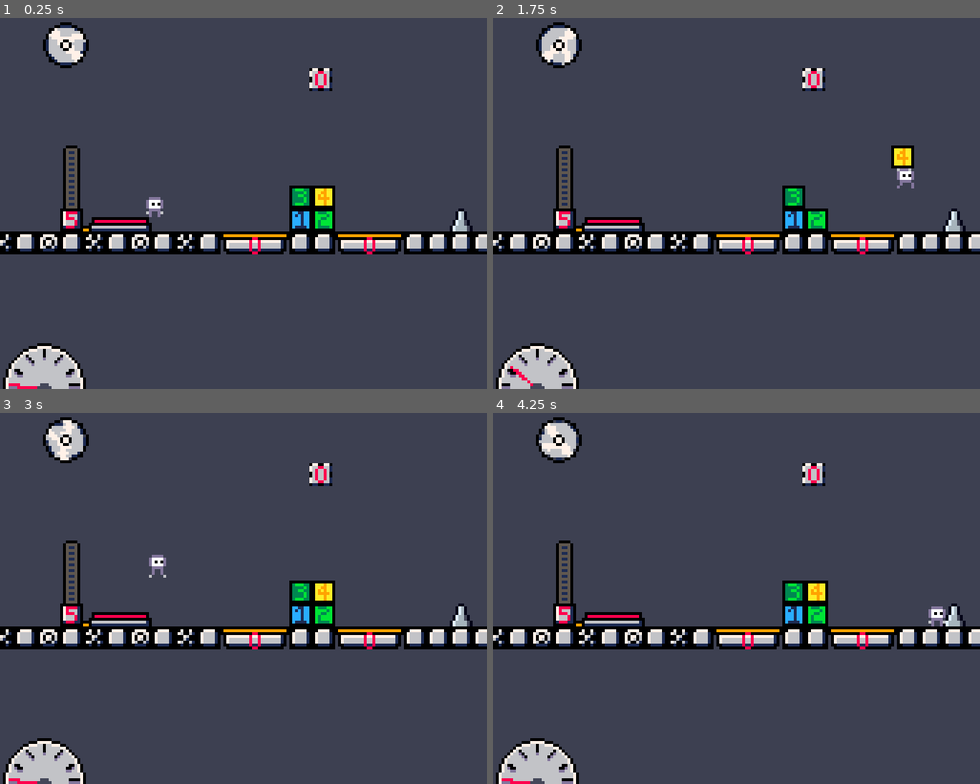
Above: before the commit, frames 1-4 (two rows, left to right).
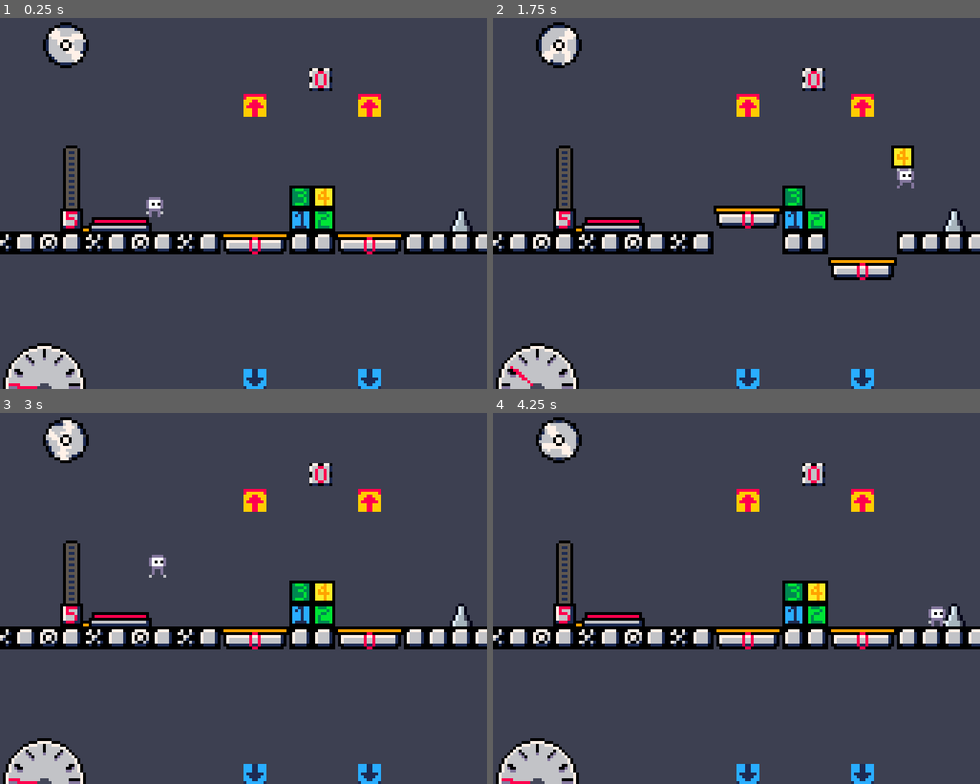
Above: after the commit, the same moments.

Repository: frznc/This-Weigh-Up
Game: Godot game, scene res://scenes/levels/platformscaletest.tscn
Two runs of this game, one before a commit and one after it. Both use one fixed random seed, a clock stepped at 60 frames per second and the inputs below.
Inputs:
- Up to frame 1 (0.25 s): no input
- Up to frame 2 (1.75 s): hold D (right) from 0.53 s (still down); tap Q (drop) at 0.6 s; tap Space (jump) at 0.77, 1.52 s; tap E (pickup) at 1.35 s
- Up to frame 3 (3 s): release D (right) at 2.03 s; hold A (left) 2.03-2.78 s; tap Q (drop) at 2.1 s; hold D (right) from 2.78 s (still down); tap E (pickup) at 2.85 s
- Up to frame 4 (4.25 s): keep holding D (right); tap Space (jump) at 3.02, 3.77 s; tap Q (drop) at 3.6 s

The runs differ from the first frame. In frame 1, 1.1% of the frame differs, in the area x 50-79%, y 20-100%; in frame 2, 4.4%, in the area x 45-83%, y 20-100%; in frame 3, 1.1%; in frame 4, 1.1%.

Commit message:
Rudimentary Platform Scale
Backing up incase I mess this up trying to make it animate smoothly, lol

Diff:
--- a/scenes/levels/l1.tscn
+++ b/scenes/levels/l1.tscn
@@ -30,7 +30,7 @@
 
 [node name="Breakable Block" parent="." instance=ExtResource("7_073vg")]
 position = Vector2(4, -28)
-size = 3
+size = 0
 
 [node name="weight" parent="." instance=ExtResource("3_fa7pu")]
 position = Vector2(-28, -4)
--- a/scenes/levels/platformscaletest.tscn
+++ b/scenes/levels/platformscaletest.tscn
@@ -31,17 +31,24 @@
 
 [node name="Breakable Block" parent="." instance=ExtResource("6_7ihag")]
 position = Vector2(27, -53)
+size = 0
 
 [node name="Stand Scale" parent="." instance=ExtResource("7_1dtwd")]
 z_index = 100
 z_as_relative = false
 position = Vector2(-48, -16)
 
-[node name="Platform Scale" parent="." instance=ExtResource("8_yqfsy")]
+[node name="Platform Scale" parent="." node_paths=PackedStringArray("compare_scale") instance=ExtResource("8_yqfsy")]
 position = Vector2(4, 4)
+compare_scale = NodePath("../Platform Scale2")
+max = 5
+min = -5
 
-[node name="Platform Scale" parent="Platform Scale" instance=ExtResource("8_yqfsy")]
-position = Vector2(40, 0)
+[node name="Platform Scale2" parent="." node_paths=PackedStringArray("compare_scale") instance=ExtResource("8_yqfsy")]
+position = Vector2(44, 4)
+compare_scale = NodePath("../Platform Scale")
+max = 5
+min = -5
 
 [node name="weight2" parent="." instance=ExtResource("9_lf0sf")]
 position = Vector2(20, -4)
--- a/scenes/objects/platform_scale.tscn
+++ b/scenes/objects/platform_scale.tscn
@@ -1,8 +1,10 @@
-[gd_scene load_steps=6 format=3 uid="uid://3cmjaiun7hux"]
+[gd_scene load_steps=8 format=3 uid="uid://3cmjaiun7hux"]
 
 [ext_resource type="Script" path="res://scripts/platform_scale.gd" id="1_5ynsy"]
 [ext_resource type="Texture2D" uid="uid://do8ne7qel0ay" path="res://textures/platform_scale.png" id="1_7qiu6"]
 [ext_resource type="FontFile" uid="uid://bjuv3x1m38iht" path="res://textures/04B_03__.TTF" id="2_nwb2r"]
+[ext_resource type="Texture2D" uid="uid://cbwra3js1x4i1" path="res://textures/max.png" id="4_qjcqe"]
+[ext_resource type="Texture2D" uid="uid://bc6c5r4v68hgm" path="res://textures/min.png" id="5_qalc3"]
 
 [sub_resource type="RectangleShape2D" id="RectangleShape2D_8xcd0"]
 size = Vector2(24, 8)
@@ -16,7 +18,22 @@
 [node name="Sprite2D" type="Sprite2D" parent="."]
 texture = ExtResource("1_7qiu6")
 
-[node name="Label" type="Label" parent="."]
+[node name="StaticBody2D" type="StaticBody2D" parent="Sprite2D"]
+collision_layer = 3
+collision_mask = 3
+
+[node name="CollisionShape2D" type="CollisionShape2D" parent="Sprite2D/StaticBody2D"]
+shape = SubResource("RectangleShape2D_8xcd0")
+
+[node name="Area2D" type="Area2D" parent="Sprite2D/StaticBody2D"]
+collision_layer = 3
+collision_mask = 3
+
+[node name="CollisionShape2D" type="CollisionShape2D" parent="Sprite2D/StaticBody2D/Area2D"]
+position = Vector2(0, -5)
+shape = SubResource("RectangleShape2D_2hjxr")
+
+[node name="Label" type="Label" parent="Sprite2D/StaticBody2D"]
 offset_left = -4.0
 offset_top = -5.0
 offset_right = 5.0
@@ -30,20 +47,13 @@
 horizontal_alignment = 1
 vertical_alignment = 1
 
-[node name="StaticBody2D" type="StaticBody2D" parent="."]
-collision_layer = 3
-collision_mask = 3
+[node name="Max Point" type="Sprite2D" parent="."]
+position = Vector2(0, -8)
+texture = ExtResource("4_qjcqe")
 
-[node name="CollisionShape2D" type="CollisionShape2D" parent="StaticBody2D"]
-shape = SubResource("RectangleShape2D_8xcd0")
+[node name="Min Point" type="Sprite2D" parent="."]
+position = Vector2(0, 8)
+texture = ExtResource("5_qalc3")
 
-[node name="Area2D" type="Area2D" parent="."]
-collision_layer = 3
-collision_mask = 3
-
-[node name="CollisionShape2D" type="CollisionShape2D" parent="Area2D"]
-position = Vector2(0, -5)
-shape = SubResource("RectangleShape2D_2hjxr")
-
-[connection signal="body_entered" from="Area2D" to="." method="_on_area_2d_body_entered"]
-[connection signal="body_exited" from="Area2D" to="." method="_on_area_2d_body_exited"]
+[connection signal="body_entered" from="Sprite2D/StaticBody2D/Area2D" to="." method="_on_area_2d_body_entered"]
+[connection signal="body_exited" from="Sprite2D/StaticBody2D/Area2D" to="." method="_on_area_2d_body_exited"]
--- a/scripts/platform_scale.gd
+++ b/scripts/platform_scale.gd
@@ -1,24 +1,66 @@
+@tool
 extends Node2D
 
-@onready var label = $Label
+@export var compare_scale : Node2D
+@export_range(0, 30) var max : int
+@export_range(-30, 0) var min : int
+
+@onready var label = $Sprite2D/StaticBody2D/Label
+@onready var max_spr = $"Max Point"
+@onready var min_spr = $"Min Point"
+@onready var sprite = $Sprite2D
 
 var start_y : int
 var player_inside : bool = false
 var weight_held : int = 0
+var max_weight_difference: int = 20  # Max weight difference to move the platform fully
+var target_y: float  # Target Y position for this platform
 
 # Called when the node enters the scene tree for the first time.
 func _ready() -> void:
+	# Hide min/max points
+	#max.visible = false
+	#min.visible = false
+
+	# Find positions
 	start_y = global_position.y
+	max_spr.position.y = -8 + (max * -8)
+	min_spr.position.y = 8 + (min * -8)
 
 
 # Called every frame. 'delta' is the elapsed time since the previous frame.
 func _process(delta: float) -> void:
+	# Move min/max points in editor
+	if Engine.is_editor_hint():
+		max_spr.position.y = start_y - (max * 8)
+		min_spr.position.y = start_y + (min * 8)
+
+	# Reset the weight
 	weight_held = 0
-	# Calculate the amount of weight on the scaled
+
+	# Calculate the amount of weight on the scale
 	if player_inside:
 		weight_held += Global.weight
 
 	label.text = str(weight_held)
+
+	# Check how this compares to the other scale
+	if compare_scale != null:
+		# Calculate the weight difference
+		var weight_difference = weight_held - compare_scale.weight_held
+		var movement_ratio = clamp(float(abs(weight_difference)) / max_weight_difference, 0, 1)
+
+		# Calculate the target Y position using linear interpolation
+		var target_y = lerp(float(start_y), min_spr.position.y, movement_ratio)
+		var other_target_y = lerp(float(compare_scale.start_y), compare_scale.min_spr.position.y, movement_ratio)
+
+		# Move the platforms in opposite directions based on the weight difference
+		if weight_difference > 0:
+			sprite.global_position.y = target_y
+			compare_scale.sprite.global_position.y = compare_scale.start_y - (target_y - start_y)
+		elif weight_difference < 0:
+			compare_scale.sprite.global_position.y = other_target_y
+			sprite.global_position.y = start_y - (other_target_y - compare_scale.start_y)
 
 
 func _on_area_2d_body_entered(body: Node2D) -> void:
Binary file added: textures/max.aseprite
Binary file added: textures/max.png
Not shown, added: textures/max.png.import
Binary file added: textures/min.aseprite
Binary file added: textures/min.png
Not shown, added: textures/min.png.import
